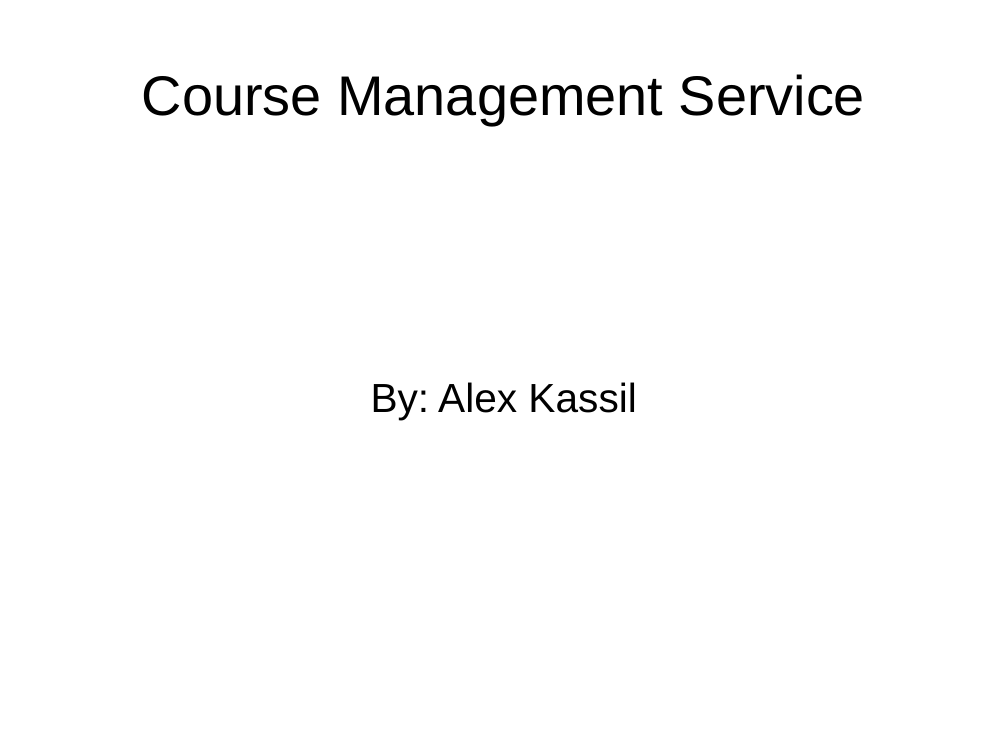
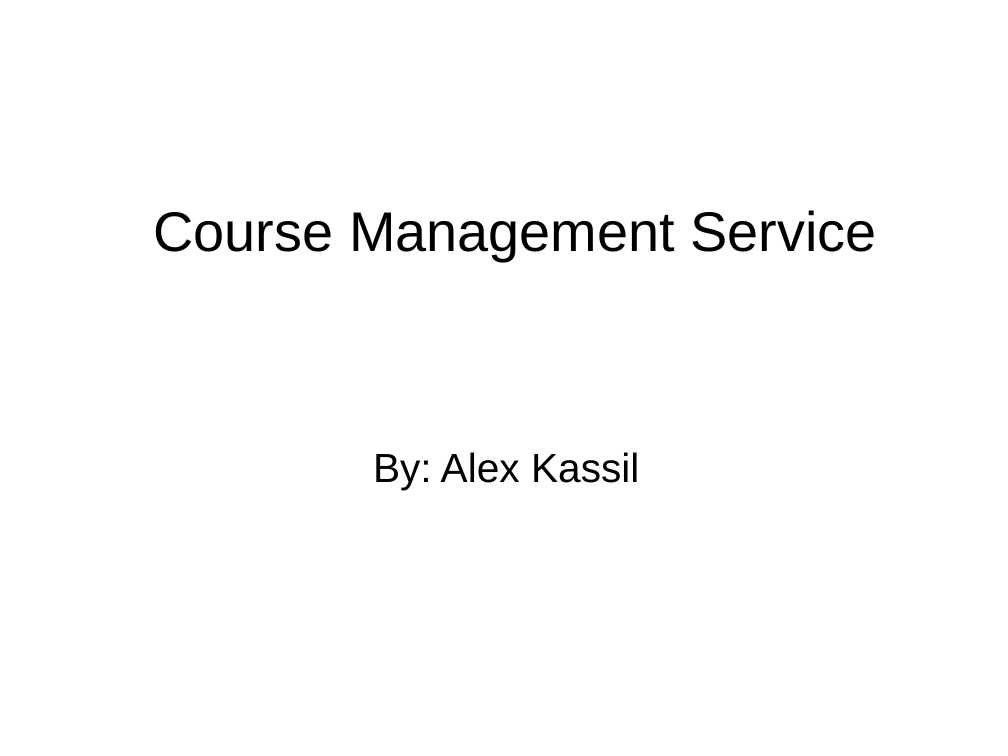
Before and after one commit to alexkassil/CMS, a slide deck: slide 1 of FinalProject.odp. Drawn at 1008x756 pixels with LibreOffice and Linux fonts; fonts in the diff are those of the drawing. Boxes give left, top, right and bottom in pixels: in the first picture for what was removed or moved away, otherwise in the second. Text is boxed around its words. In the diff, an @@ line names an element or a change of style, - is before the commit and + after.

Commit message:
Update slideshow text

```diff
--- a/FinalProject.odp
+++ b/FinalProject.odp
@@ title "Course Management Service": place and size @@
-title "Course Management Service" at (142,74,865,125)
+title "Course Management Service" at (153,210,876,261)
@@ subtitle "By: Alex Kassil": place and size @@
-subtitle "By: Alex Kassil" at (371,382,636,420)
+subtitle "By: Alex Kassil" at (373,452,639,490)
```
